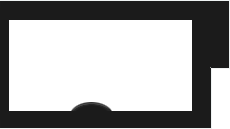
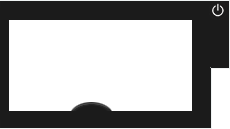
Before/after of a 230px x 129px layered artwork. What changed in the layer stack:
added layer "power off" in group "front" over [212, 1, 225, 20]
